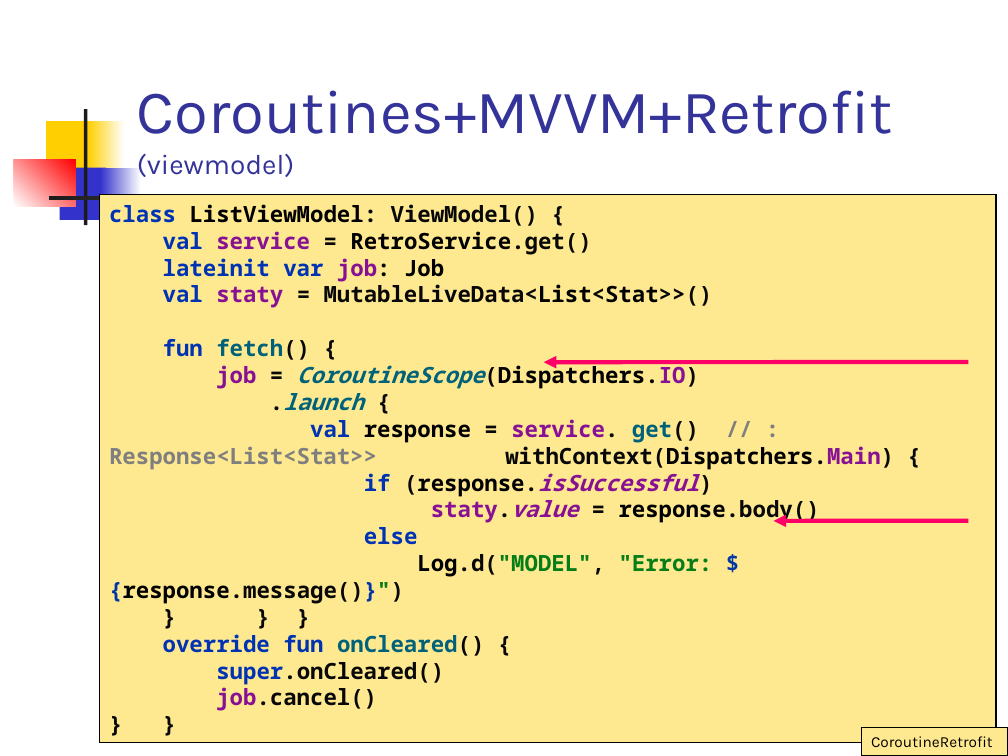
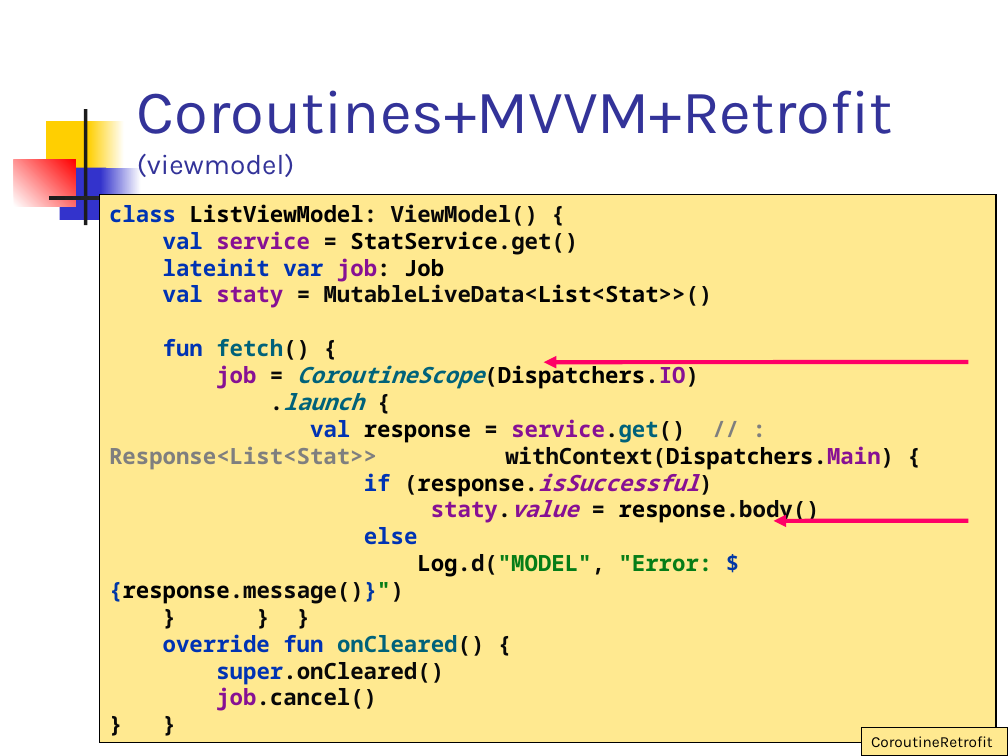
Before and after one commit to vmandro/Prednasky, a slide deck: slide 40 of 10/10_Android.ppt (slide 39 before the commit). Drawn at 1008x756 pixels with LibreOffice and Linux fonts; fonts in the diff are those of the drawing. Boxes give left, top, right and bottom in pixels: in the first picture for what was removed or moved away, otherwise in the second. Text is boxed around its words. In the diff, an @@ line names an element or a change of style, - is before the commit and + after.

```diff
--- a/10/10_Android.ppt
+++ b/10/10_Android.ppt
@@ text in rectangle at (109, 204, 894, 711): text changed @@
-class ListViewModel: ViewModel() {
-val service = RetroService.get()
-lateinit var job: Job
-val staty = MutableLiveData<List<Stat>>()
-fun fetch() {
-job = CoroutineScope(Dispatchers.IO)
-.launch {
-val response = service. get() // : Response<List<Stat>> withContext(Dispatchers.Main) {
-if (response.isSuccessful)
-staty.value = response.body()
-else
-Log.d("MODEL", "Error: ${response.message()}")
-} } }
-override fun onCleared() {
-super.onCleared()
-job.cancel()
-} }
+class ListViewModel: ViewModel() {
+val service = StatService.get()
+lateinit var job: Job
+val staty = MutableLiveData<List<Stat>>()
+fun fetch() {
+job = CoroutineScope(Dispatchers.IO)
+.launch {
+val response = service.get() // : Response<List<Stat>> withContext(Dispatchers.Main) {
+if (response.isSuccessful)
+staty.value = response.body()
+else
+Log.d("MODEL", "Error: ${response.message()}")
+} } }
+override fun onCleared() {
+super.onCleared()
+job.cancel()
+} }
```
Also in this commit, not shown: 26 other slides changed, 1 slide added, 1 slide removed, 2 other files.
